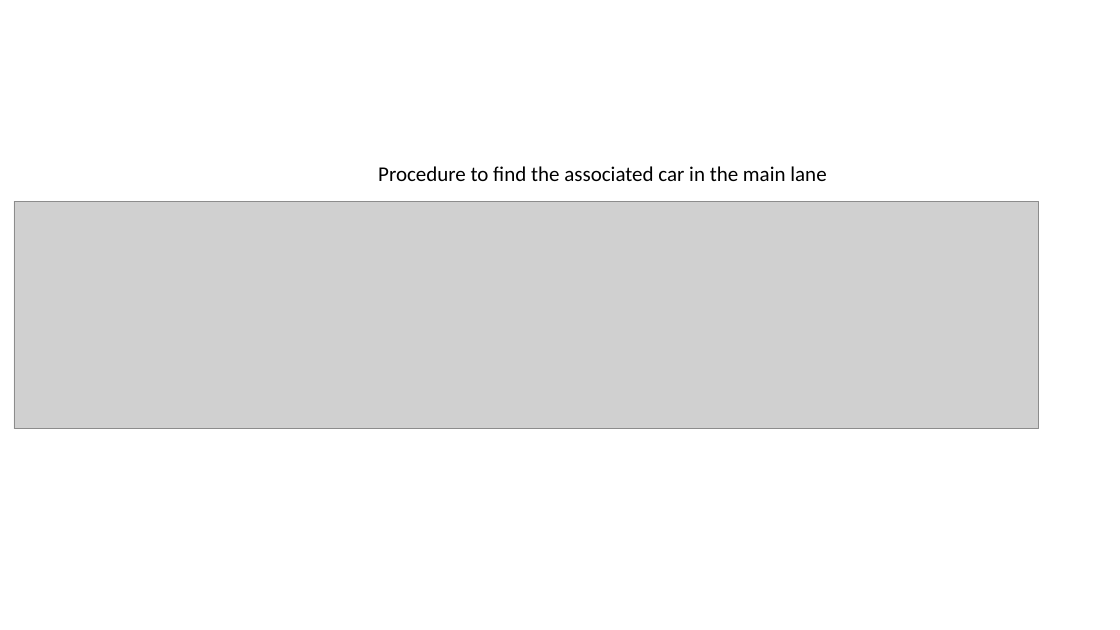
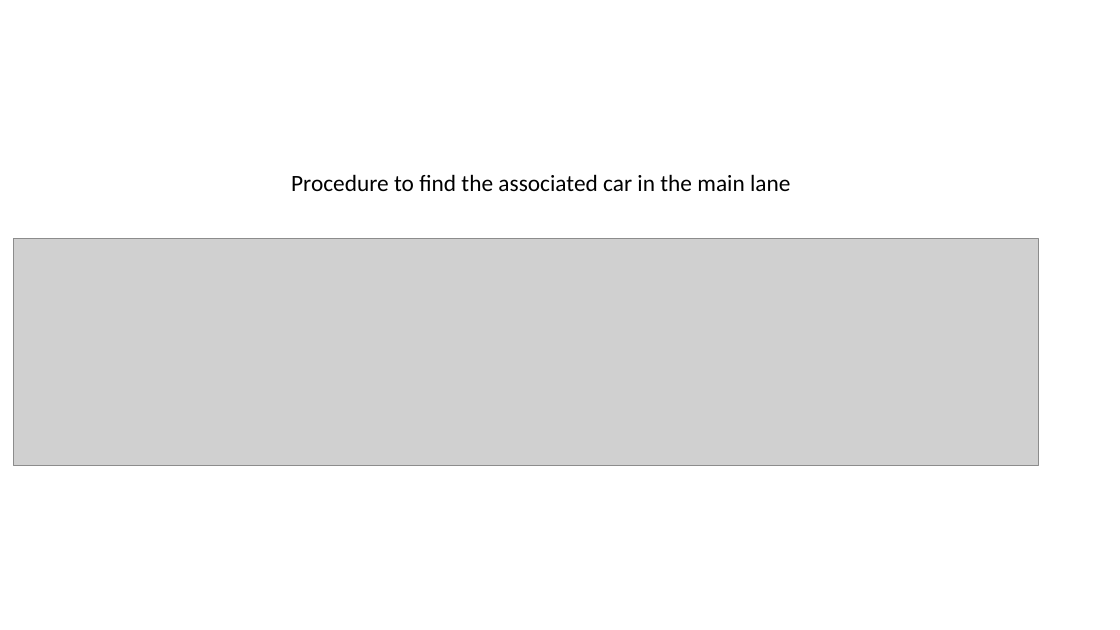
Before and after one commit to severisilvia/merging-simulation, a slide deck: slide 18 of Merging simulation.pptx (slide 15 before the commit). Drawn at 1120x630 pixels with LibreOffice and Linux fonts; fonts in the diff are those of the drawing; grey boxes stand for pictures; background and template pictures are left out. Boxes give left, top, right and bottom in pixels: in the first picture for what was removed or moved away, otherwise in the second. Text is boxed around its words. In the diff, an @@ line names an element or a change of style, - is before the commit and + after.

```diff
--- a/Merging simulation.pptx
+++ b/Merging simulation.pptx
@@ text "Procedure to find the associated ...": place and size @@
-text "Procedure to find the associated ..." at [378,166,826,181]
+text "Procedure to find the associated ..." at [291,174,790,191]
@@ text "Procedure to find the associated ..." at [291,174,790,191]: size 18 to 20 pt; alignment left to centre @@
@@ picture: place and size @@
-picture at [14,201,1039,429]
+picture at [13,238,1038,465]
```
Also in this commit, not shown: 8 other slides changed, 9 slides added, 5 slides removed, 1 other file.
